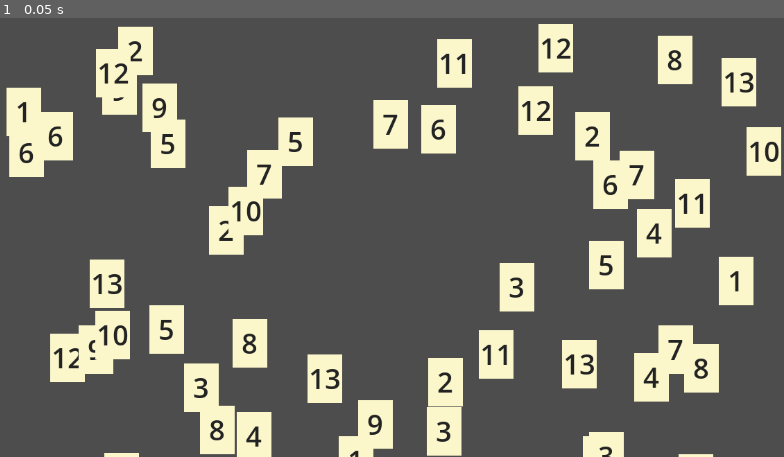
Above: before the commit, frame 1.
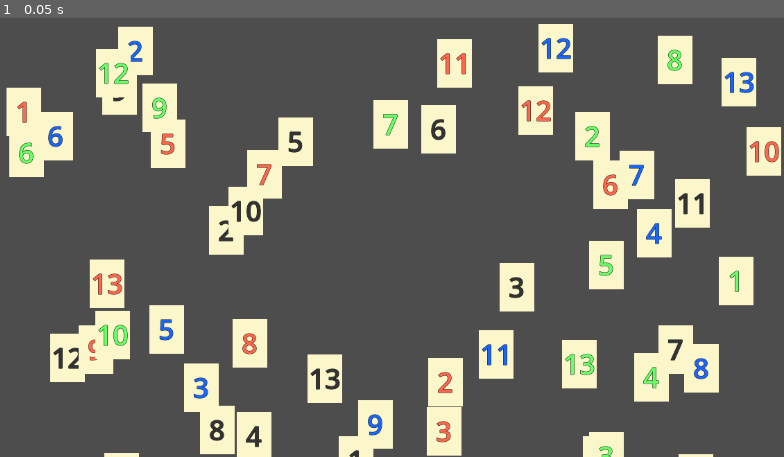
Above: after the commit, the same moment.

Repository: cembatdal/alpha
Game: Godot game, scene res://scenes/main.tscn
Two runs of this game, one before a commit and one after it. Both use one fixed random seed, a clock stepped at 60 frames per second and the inputs below.
Inputs:
- Up to frame 1 (0.05 s): no input

The runs differ from the first frame. In frame 1, 2.6% of the frame differs, in the area x 2-100%, y 4-100%.
Error before the commit: Invalid assignment of property or key 'font_color' with value of type 'Color' on a base object of type 'Label'. (res://scripts/okey_tile.gd:17)

Commit message:
Add green tile color and improve label styling
Introduces 'green' as a starter tile color and updates label color logic to support it. Switches to using theme overrides for label font color and adds outline styling for better visibility.

Diff:
--- a/scripts/main.gd
+++ b/scripts/main.gd
@@ -7,7 +7,7 @@
 var viewport = DisplayServer.window_get_size()
 
 func fill_bag_with_starter_tiles():
-	var starter_colors:Array = ["black", "red", "blue", "yellow"]
+	var starter_colors:Array = ["black", "red", "blue", "green"]
 	for tile_color in starter_colors:
 		for tile_number in range(1,14):
 			var new_tile = okey_tile_scene.instantiate()
--- a/scripts/okey_tile.gd
+++ b/scripts/okey_tile.gd
@@ -14,10 +14,12 @@
 func _ready():
 	$Label.text = str(okey_tile_number)
 	if okey_tile_color == "black":
-		$Label.font_color = Color(0.2, 0.2, 0.2, 1.0)
+		$Label.add_theme_color_override("font_color",Color(0.2, 0.2, 0.2, 1.0))
 	elif okey_tile_color == "blue":
-		$Label.font_color = Color(0.1, 0.4, 1.0, 1)
-	elif okey_tile_color == "yellow":
-		$Label.font_color = Color(1.0, 0.9, 0.4, 1.0)
+		$Label.add_theme_color_override("font_color",Color(0.1, 0.4, 1.0, 1))
+	elif okey_tile_color == "green":
+		$Label.add_theme_color_override("font_color",Color(0.4, 1.0, 0.4, 1.0))
 	elif okey_tile_color == "red":
-		$Label.font_color = Color(1.0, 0.4, 0.3, 1.0)
+		$Label.add_theme_color_override("font_color",Color(1.0, 0.4, 0.3, 1.0))
+	$Label.add_theme_constant_override("outline_size", 2)
+	$Label.add_theme_color_override("font_outline_color", Color(0.0, 0.0, 0.0, 1.0))
